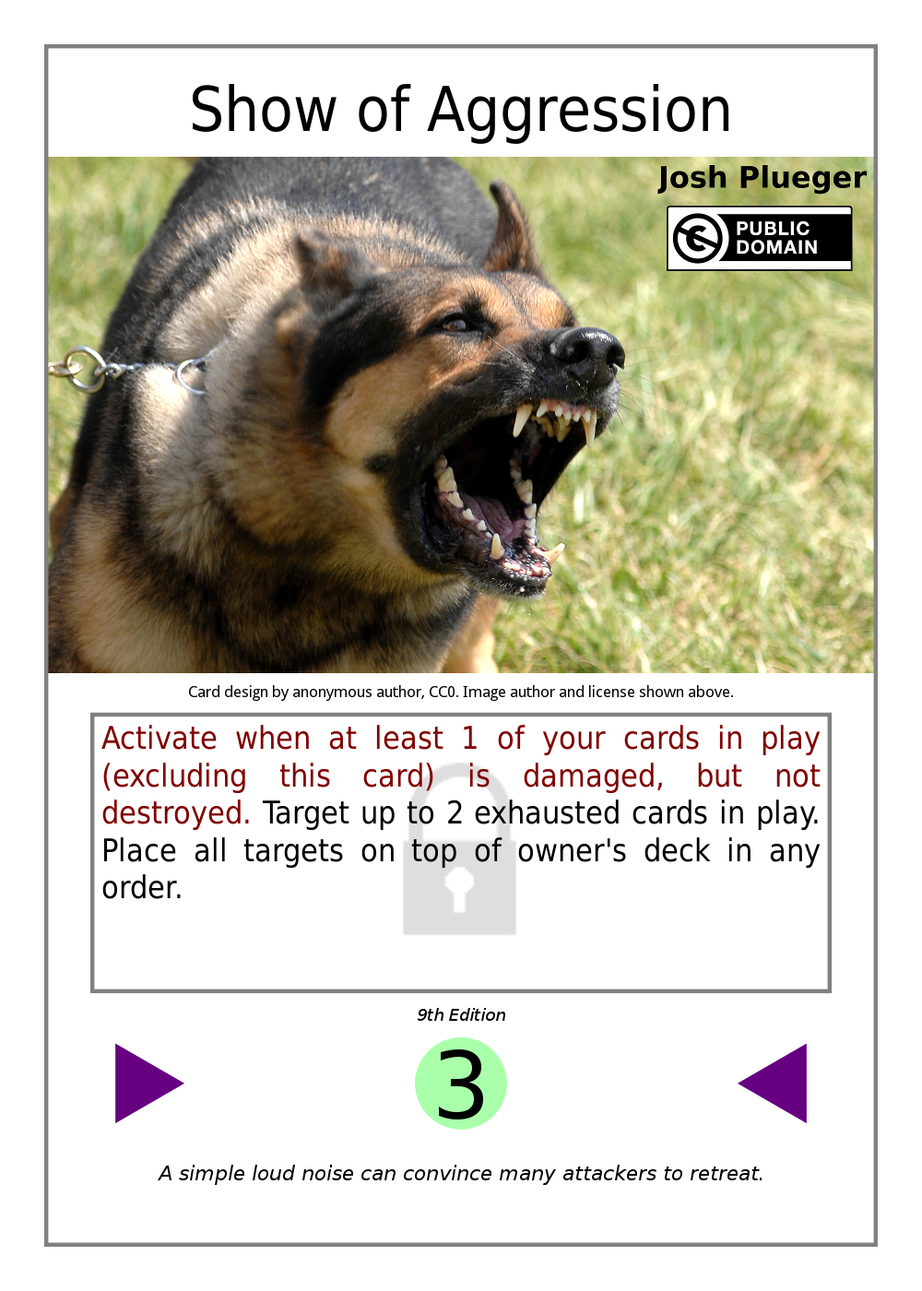
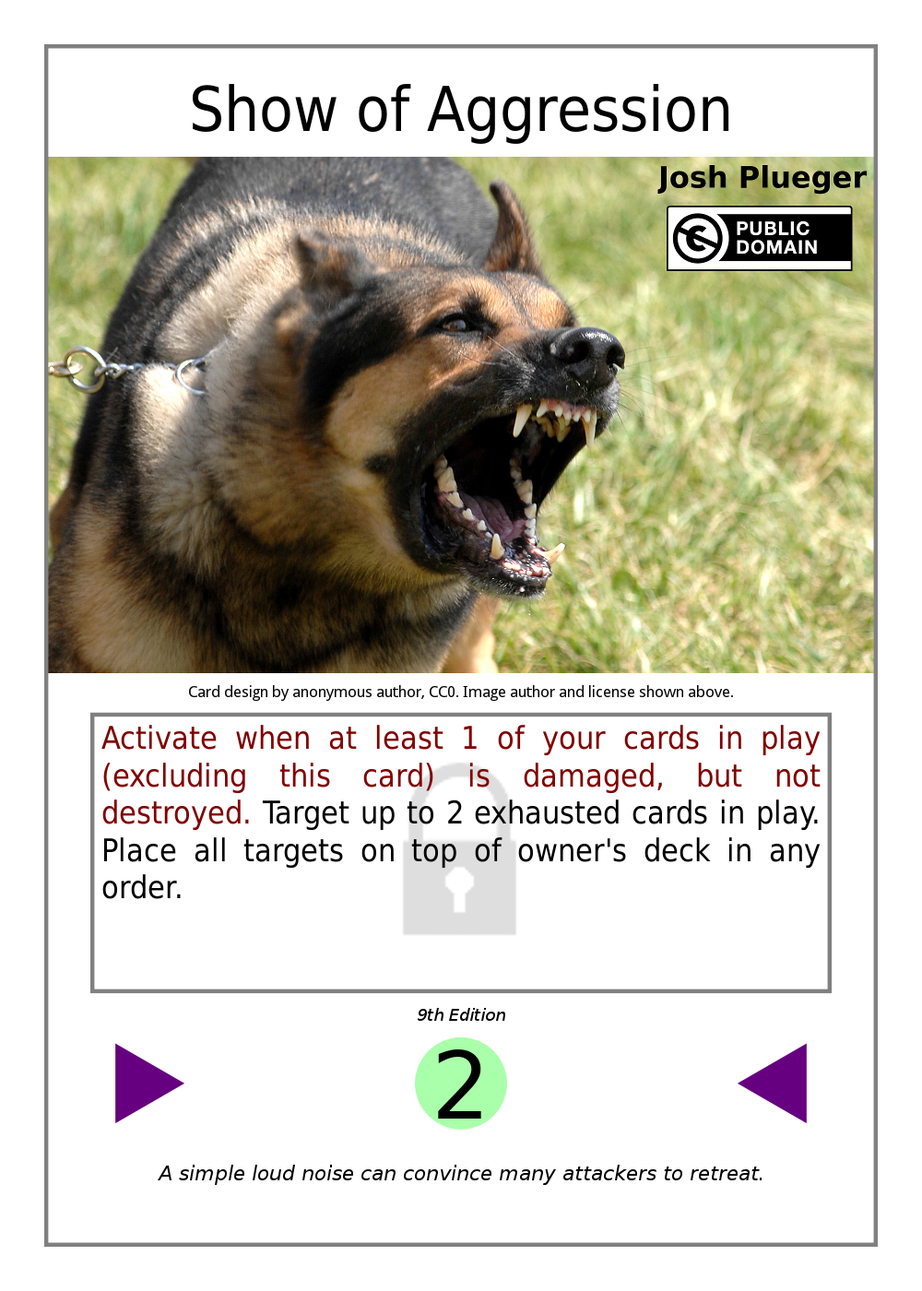
Revision of a layered (922, 1291) image; what changed, layer by layer:
painted on "Cost" over [438, 1049, 484, 1120]
